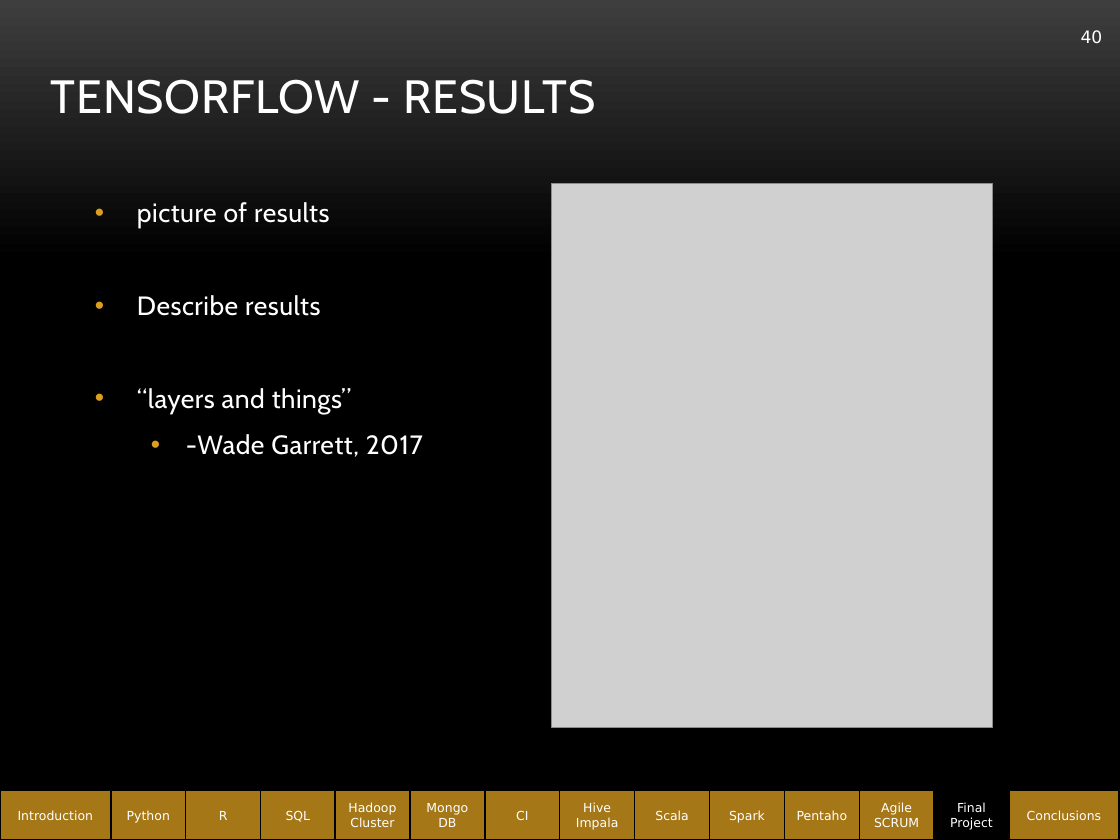
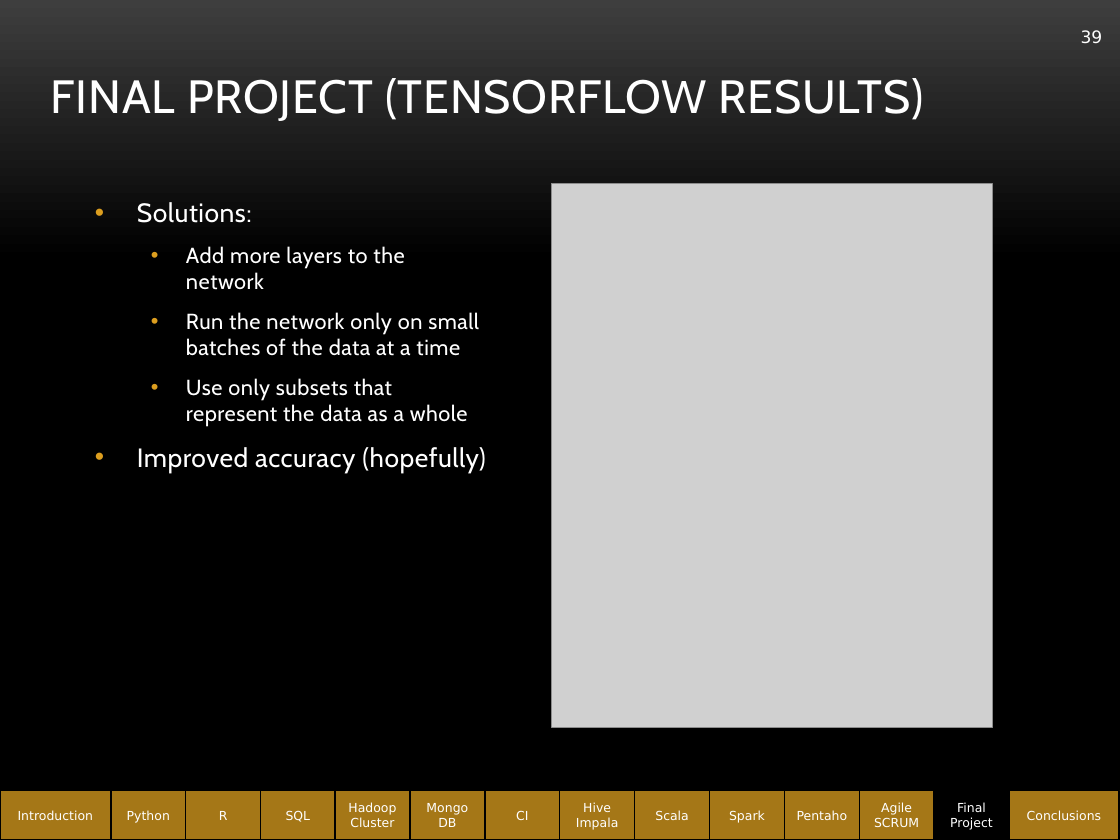
Before and after one commit to abe1ge/teletubbiesQAC, a slide deck: slide 39 of FinalPresentation.pptx (slide 40 before the commit). Drawn at 1120x840 pixels with LibreOffice and Linux fonts; fonts in the diff are those of the drawing; grey boxes stand for pictures; background and template pictures are left out. Boxes give left, top, right and bottom in pixels: in the first picture for what was removed or moved away, otherwise in the second. Text is boxed around its words. In the diff, an @@ line names an element or a change of style, - is before the commit and + after.

Commit message:
mostly finished, just final touchups and machine learning results required

```diff
--- a/FinalPresentation.pptx
+++ b/FinalPresentation.pptx
@@ page number at box(1081, 30, 1103, 43): text changed @@
-40
+39
@@ title at box(51, 78, 923, 121): text changed @@
-TENSORFLOW - RESULTS
+FINAL PROJECT (TENSORFLOW RESULTS)
@@ text at box(137, 202, 486, 473): text changed; size 17 to 14 pt @@
-• picture of results
-• Describe results
-• “layers and things”
-  • -Wade Garrett, 2017
+• Solutions:
+  • Add more layers to the network
+  • Run the network only on small batches of the data at a time
+  • Use only subsets that represent the data as a whole
+• Improved accuracy (hopefully)
```
Also in this commit, not shown: 14 other slides changed, 4 slides added.
